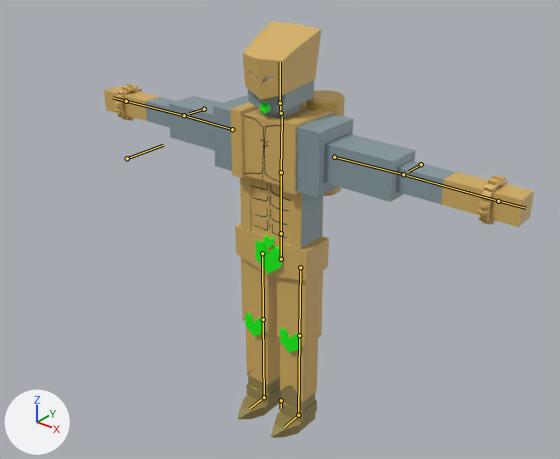
What one commit did to the Blender file Models/DIO/The World.blend.
Camera for both pictures: a 50 mm camera at (2.01, -2.52, 2.59) aimed at (0.08, -0.11, 1.09). The lights are fixed; the arrows at lower left show +X, +Y and +Z. The bones that bend it are drawn over the model as lines.

Objects in the first picture: 'The World'.
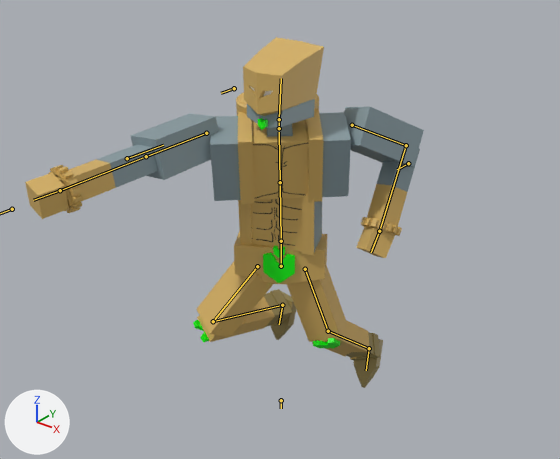
The newer file adds an action. The first version stands in its rest pose; the second is drawn at frame 10 of the action 'Heavy_Combo_3'.

Boxes [x1, y1, x2, y2] around the edits, measured in the pictures (560 x 459 px):
'The World', posed (7% narrower, 16% shorter)
    before: [104, 21, 534, 438]
    after: [25, 37, 424, 388]
bone 'arm_IK.L', root to tip
    before: (421, 164) to (408, 171)
    after: (408, 163) to (397, 169)
bone 'arm_IK.R', root to tip
    before: (204, 109) to (189, 113)
    after: (234, 88) to (221, 93)
bone 'hand_IK.L', root to tip
    before: (498, 201) to (522, 207)
    after: (379, 231) to (372, 249)
bone 'hips', root to tip
    before: (281, 259) to (281, 233)
    after: (281, 266) to (281, 241)
bone 'lower_torso', root to tip
    before: (281, 233) to (281, 172)
    after: (281, 241) to (280, 182)
bone 'upper_torso', root to tip
    before: (281, 172) to (282, 117)
    after: (280, 182) to (279, 132)
bone 'upper_arm.L', root to tip
    before: (334, 157) to (403, 174)
    after: (352, 125) to (406, 145)
bone 'upper_arm.R', root to tip
    before: (232, 129) to (184, 115)
    after: (206, 133) to (146, 156)

What the commit changed:
Bone 'hand_IK.R' (bone_hand_ik_r) moves from (0.0, 0.0, 0.0) to (-1.147, -0.7, -0.002).
Bone 'hand_IK.R' (bone_hand_ik_r) turns from (0, 0, 0) to (-30, 78, 48) degrees about its own x, y and z.
Bone 'foot_IK.L' (bone_foot_ik_l) moves from (0.0, 0.0, 0.0) to (-0.081, -0.519, 0.16).
Bone 'foot_IK.L' (bone_foot_ik_l) turns from (0, 0, 0) to (-55, 12, 8) degrees about its own x, y and z.
Bone 'knee_IK.L' (bone_knee_ik_l) moves from (0.0, 0.0, 0.0) to (-0.169, -0.347, -0.208).
Bone 'foot_IK.R' (bone_foot_ik_r) moves from (0.0, 0.0, 0.0) to (0.081, -0.258, 0.41).
Bone 'foot_IK.R' (bone_foot_ik_r) turns from (0, 0, 0) to (-81, -5, -1) degrees about its own x, y and z.
Bone 'knee_IK.R' (bone_knee_ik_r) moves from (0.0, 0.0, 0.0) to (0.345, 0.484, 0.154).
Bone 'arm_IK.L' (bone_arm_ik_l) moves from (0.0, 0.0, 0.0) to (0.197, -0.256, -0.12).
Bone 'arm_IK.R' (bone_arm_ik_r) moves from (0.0, 0.0, 0.0) to (0.027, -0.256, 0.042).
Bone 'hand_IK.L' (bone_hand_ik_l) moves from (0.0, 0.0, 0.0) to (-0.186, -0.6, -0.375).
Bone 'hand_IK.L' (bone_hand_ik_l) turns from (0, 0, 0) to (-66, -28, -44) degrees about its own x, y and z.
Bone 'hips' (bone_hips) moves from (0.0, 0.0, 0.0) to (0.0, -0.04, 0.0).
Bone 'hips' (bone_hips) turns from (0, 0, 0) to (0, 32, 0) degrees about its own x, y and z.
Bone 'lower_torso' (bone_lower_torso) turns from (0, 0, 0) to (5, -9, 0) degrees about its own x, y and z.
Bone 'upper_torso' (bone_upper_torso) turns from (0, 0, 0) to (7, 18, 0) degrees about its own x, y and z.
Bone 'upper_arm.L' (bone_upper_arm_l) moves from (0.0, 0.0, 0.0) to (-0.121, 0.025, -0.059).
Bone 'upper_arm.R' (bone_upper_arm_r) moves from (0.0, 0.0, 0.0) to (0.076, 0.028, -0.078).
